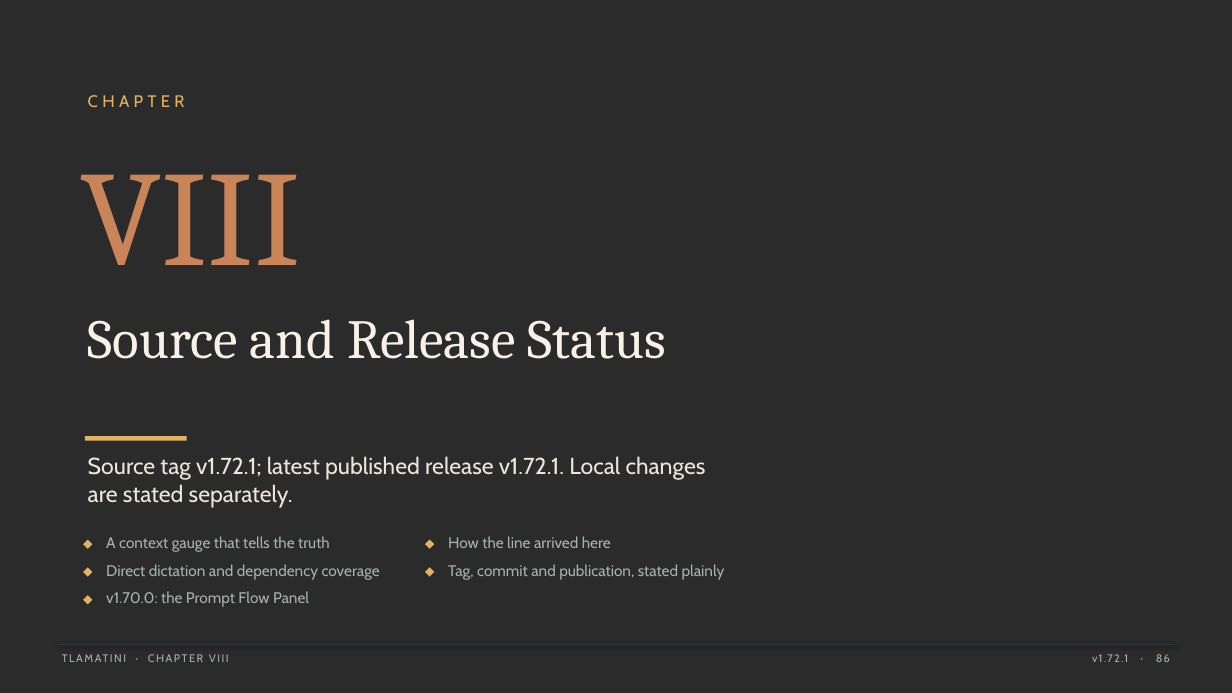
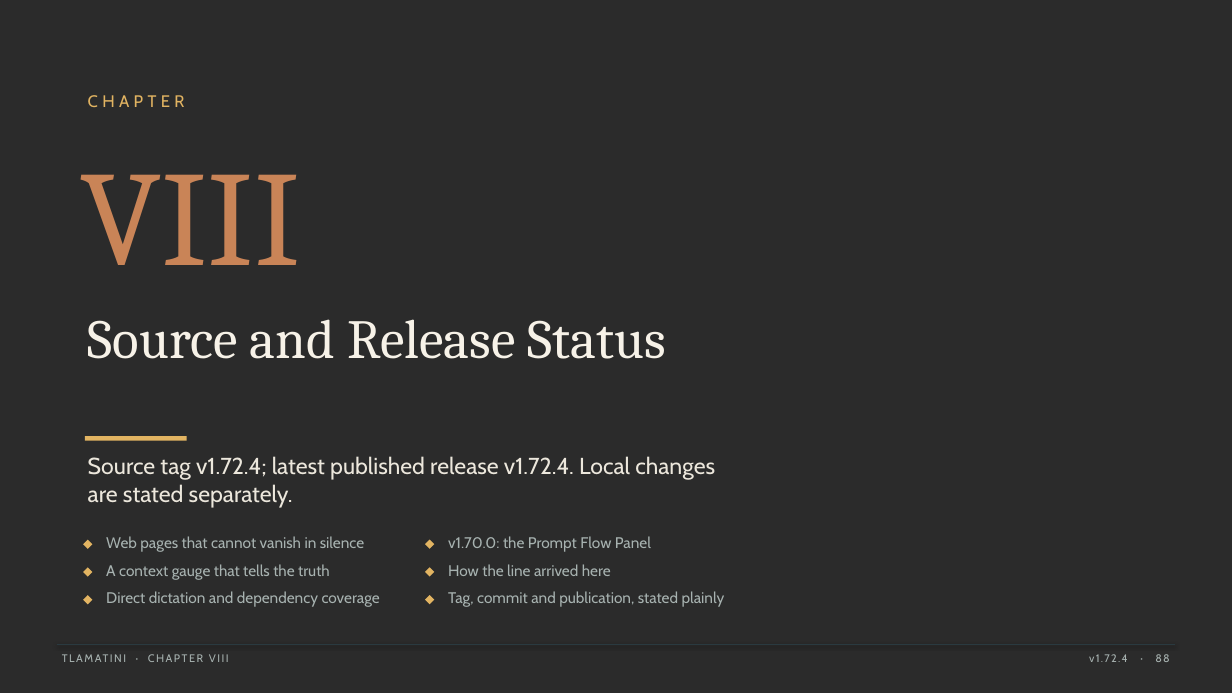
Before and after one commit to XAIHT/Tlamatini, a slide deck: slide 88 of Tlamatini_eXtended_Artificial_Intelligence_Humanly_Tempered.pptx (slide 86 before the commit). Drawn at 1232x693 pixels with LibreOffice and Linux fonts; fonts in the diff are those of the drawing; background and template pictures are left out; a plain dark background stands for a picture behind light text. Boxes give left, top, right and bottom in pixels: in the first picture for what was removed or moved away, otherwise in the second. Text is boxed around its words. In the diff, an @@ line names an element or a change of style, - is before the commit and + after.

```diff
--- a/Tlamatini_eXtended_Artificial_Intelligence_Humanly_Tempered.pptx
+++ b/Tlamatini_eXtended_Artificial_Intelligence_Humanly_Tempered.pptx
@@ text at <box>88,456,715,508</box>: text changed @@
-Source tag v1.72.1; latest published release v1.72.1. Local changes are stated separately.
+Source tag v1.72.4; latest published release v1.72.4. Local changes are stated separately.
@@ text added at <box>106,536,364,552</box>, 12 pt, text #A7B2B0 @@
+Web pages that cannot vanish in silence
@@ text "v1.70.0: the Prompt Flow Panel": place and size @@
-text "v1.70.0: the Prompt Flow Panel" at <box>106,591,309,607</box>
+text "v1.70.0: the Prompt Flow Panel" at <box>448,536,651,552</box>
@@ text "A context gauge that tells ...": place and size @@
-text "A context gauge that tells ..." at <box>106,536,330,552</box>
+text "A context gauge that tells ..." at <box>106,564,330,580</box>
@@ text "How the line arrived here": place and size @@
-text "How the line arrived here" at <box>448,536,611,548</box>
+text "How the line arrived here" at <box>448,564,611,576</box>
@@ text "Direct dictation and dependency coverage": place and size @@
-text "Direct dictation and dependency coverage" at <box>106,564,380,580</box>
+text "Direct dictation and dependency coverage" at <box>106,591,380,607</box>
@@ diamond added at <box>425,595,434,604</box>, fill #E2B462 @@
@@ text "Tag, commit and publication, stated ...": place and size @@
-text "Tag, commit and publication, stated ..." at <box>448,564,725,580</box>
+text "Tag, commit and publication, stated ..." at <box>448,591,725,607</box>
@@ text at <box>1089,654,1170,662</box>: text changed @@
-v1.72.1 · 86
+v1.72.4 · 88
```
Also in this commit, not shown: 120 other slides changed, 3 slides added, 3 other files.
